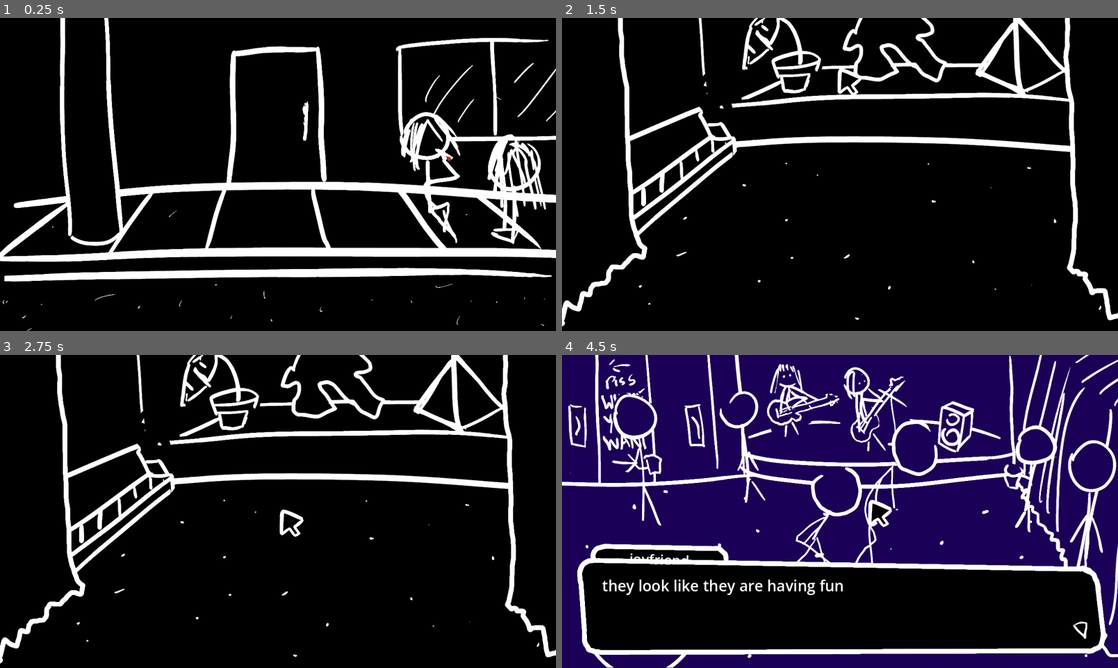
Above: before the commit, frames 1-4 (two rows, left to right).
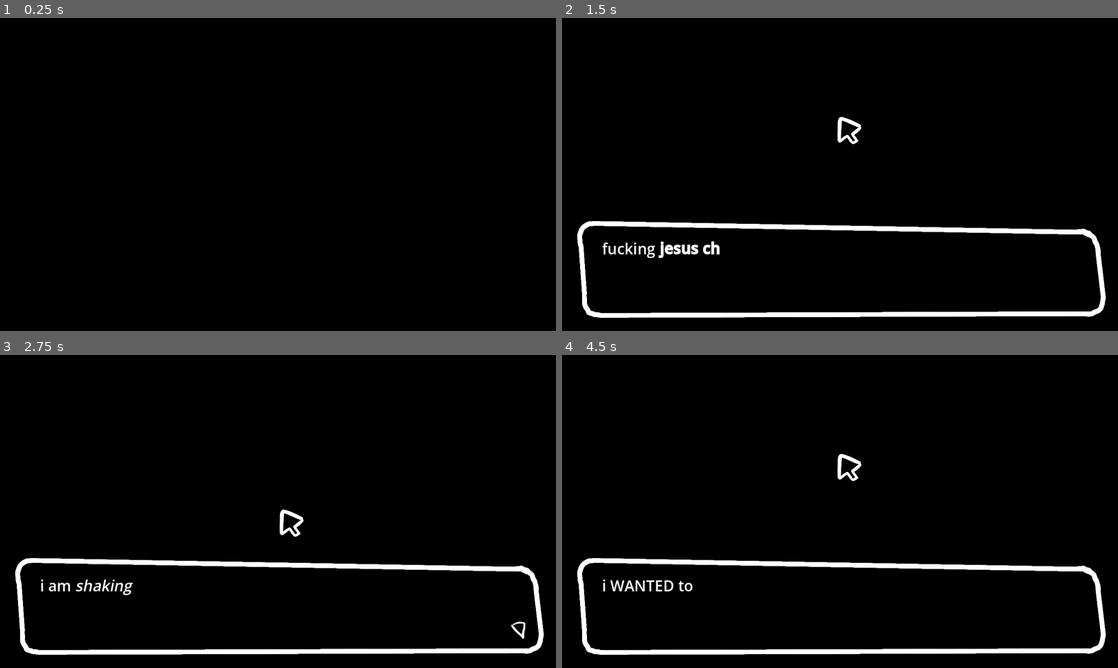
Above: after the commit, the same moments.

Repository: MarmadileManteater/Anxiety-Game
Game: Godot game, scene res://scenes/global/global.tscn
Two runs of this game, one before a commit and one after it. Both use one fixed random seed, a clock stepped at 60 frames per second and the inputs below. Sound files missing from this copy of the repository are replaced by a short silence.
Inputs (mouse positions are in pixels of both pictures, inside the frame that each line leads up to; where the layout moved, square brackets give the same spot in the first picture):
- Up to frame 1 (0.25 s): no input
- Up to frame 2 (1.5 s): click (840, 174) at 0.5 s; click (840, 118) [840, 68] at 1.25 s
- Up to frame 3 (2.75 s): click (278, 511) at 2 s
- Up to frame 4 (4.5 s): click (840, 455) [1029, 514] at 2.75 s; click (840, 511) at 3.5 s; click (840, 455) [867, 502] at 4.25 s

The runs differ from the first frame. In frame 1, 16% of the frame differs, in the area x 0-100%, y 0-100%; in frame 2, 14%; in frame 3, 13%; in frame 4, 73%.

Commit message:
Add sound check

Diff:
--- a/project/scenes/default_screen/default_screen.gd
+++ b/project/scenes/default_screen/default_screen.gd
@@ -11,6 +11,7 @@
 signal disable_cursor_change
 signal enable_cursor_change
 signal save_state
+signal sound_check
 signal play_music
 signal change_volume
 
--- a/project/scenes/desk/desk.gd
+++ b/project/scenes/desk/desk.gd
@@ -8,6 +8,7 @@
 		disable_cursor_change.emit()
 		Helpers.set_timeout(
 			func ():
+				sound_check.emit()
 				$Dialog.display()
 		, 1, self)
 		$Dialog.line_started.connect(
--- a/project/scenes/global/global.gd
+++ b/project/scenes/global/global.gd
@@ -2,7 +2,7 @@
 
 @export var start_screen: String = "the_pit"
 
-var time: Helpers.Stage = Helpers.Stage.Middle
+var time: Helpers.Stage = Helpers.Stage.Early
 var state: GameState = GameState.new()
 
 var current_screen: DefaultSceen
@@ -60,38 +60,20 @@
         func (given: GameState):
             state = given
     )
-    instance.play_music.connect(
+    instance.sound_check.connect(
         func ():
-            if not $Resentment.playing:
-                $Resentment.play()
-                $Resentment.finished.connect(
-                    func():
-                        enable_cursor = false
-                        $Dialog.done.connect(
-                            func():
-                                $Curtain/AnimationPlayer.play("fade_in")
-                                $Curtain/AnimationPlayer.animation_finished.connect(
-                                    func(_name):
-                                        $FIN.show()
-                                        game_finished = true
-                                , ConnectFlags.CONNECT_ONE_SHOT)
-                        )
-                        $Dialog.line_started.connect(
-                            func(index: int):
-                                if index == 0:
-                                    $Dialog.set_title("joyfriend")
-                                if index == 1:
-                                    $Dialog.clear_title()
-                        )
-                        if state.has_danced:
-                            $Dialog.text[1] = "I agree."
-
-                        $Dialog.display()
+            if not $SoundCheck.playing:
+                $SoundCheck.play()
+                $SoundCheck.finished.connect(
+                    func ():
+                        play_music()
                 , ConnectFlags.CONNECT_ONE_SHOT)
     )
+    instance.play_music.connect(play_music, ConnectFlags.CONNECT_ONE_SHOT)
     instance.change_volume.connect(
         func(volume: float):
             $Resentment.volume_db = volume
+            $SoundCheck.volume_db = volume - 30
     )
     add_child(instance)
     current_screen = instance
@@ -121,3 +103,33 @@
 func _on_back_mouseover(direction: Helpers.Direction) -> void:
     if screen_history.size() > 0:
         _on_mouse_direction_mouseover(direction)
+
+func play_music():
+    if not $Resentment.playing:
+        $Resentment.play()
+        time = Helpers.Stage.Middle
+        $Background/AnimationPlayer.play("modulate")
+        $Resentment.finished.connect(
+            func():
+                enable_cursor = false
+                $Dialog.done.connect(
+                    func():
+                        $Curtain/AnimationPlayer.play("fade_in")
+                        $Curtain/AnimationPlayer.animation_finished.connect(
+                            func(_name):
+                                $FIN.show()
+                                game_finished = true
+                        , ConnectFlags.CONNECT_ONE_SHOT)
+                )
+                $Dialog.line_started.connect(
+                    func(index: int):
+                        if index == 0:
+                            $Dialog.set_title("joyfriend")
+                        if index == 1:
+                            $Dialog.clear_title()
+                )
+                if state.has_danced:
+                    $Dialog.text[1] = "I agree."
+
+                $Dialog.display()
+        )
--- a/project/scenes/global/global.tscn
+++ b/project/scenes/global/global.tscn
@@ -8,6 +8,7 @@
 [ext_resource type="PackedScene" uid="uid://ckyxxwa5kygcv" path="res://scenes/text_box/text_box.tscn" id="8_ht0q6"]
 [ext_resource type="Texture2D" uid="uid://n5q3o7nicgpq" path="res://assets/sprites/pointers/default.png" id="9_i54ly"]
 [ext_resource type="Texture2D" uid="uid://ckxr3ac5uv5fk" path="res://assets/sprites/fin.png" id="9_xsnr3"]
+[ext_resource type="AudioStream" uid="uid://dh700goyuyvit" path="res://assets/music/Sound Check.ogg" id="10_syux3"]
 [ext_resource type="Texture2D" uid="uid://dunx76ct1eohg" path="res://assets/sprites/pointers/point-up.png" id="10_xsnr3"]
 
 [sub_resource type="StyleBoxEmpty" id="StyleBoxEmpty_0dxmq"]
@@ -227,6 +228,9 @@
 position = Vector2(669, 369)
 texture = ExtResource("9_xsnr3")
 
+[node name="SoundCheck" type="AudioStreamPlayer" parent="." unique_id=299050075]
+stream = ExtResource("10_syux3")
+
 [connection signal="mouse_exited" from="Button" to="." method="_on_button_exited"]
 [connection signal="pressed" from="Button" to="." method="_on_button_pressed"]
 [connection signal="clicked" from="Back" to="." method="_on_back_clicked"]
--- a/project/scenes/looking_at_pit/looking_at_pit.tscn
+++ b/project/scenes/looking_at_pit/looking_at_pit.tscn
@@ -61,7 +61,7 @@
 
 [node name="Dialog" parent="." unique_id=2128977019 instance=ExtResource("4_3mxp7")]
 position = Vector2(686, 617)
-text = PackedStringArray("hey, babe\\ni\'m gonna go try to f …(531 unchanged characters)…  anything . . .", "That is so valid.", "d-do you play any instruments?", "I do. I play guitar.", "I\'m actually going to be playing it pretty soon.", "[i]You[/i] are performing tonight?", "Yeah.", "Oh! Wow, I guess I just-", "I guess I forgot that y\'all are people too.", "Yep, just normal people.", "[i][color=969696]You see your genderqueer fucktoy returning.[/color][/i]", "well, anyways, i-i hope you have a good evening.", "You the same.", "Hey, babe. Are you doing alright? You look shaken.", "Yeah.", "I am doing alright.")
+text = PackedStringArray("hey, babe\\ni\'m gonna go try to f …(531 unchanged characters)…  anything . . .", "That is so valid.", "You know, funny coincidence. I also play bass.", "I\'m actually going to be playing it pretty soon.", "[i]you[/i] are performing tonight?", "Yeah.", "oh! wow, i guess i just-", "i guess i forgot that y\'all are people too.", "Yep, just normal people.", "[i][color=969696]You see your genderqueer fucktoy returning.[/color][/i]", "well, anyways, i-i hope you have a good evening.", "You the same.", "Hey, babe. Are you doing alright? You look shaken.", "yeah.", "i am doing alright.")
 
 [node name="Door" parent="." unique_id=624367828 instance=ExtResource("5_gmun7")]
 offset_left = 1041.0
--- a/project/scenes/the_pit/the_pit.gd
+++ b/project/scenes/the_pit/the_pit.gd
@@ -11,10 +11,10 @@
 	change_volume.emit(0)
 	$Drawing.play(Helpers.stage_to_string(time))
 	if time != Helpers.Stage.Early:
-		play_music.emit()
+		$Drawing/Guitarist.show()
+		$Drawing/Bassists.show()
 		$Dancers.show()
 		$Door.show()
-		background_animation_player.play("modulate")
 		$Dancers.set_modulate_timestamp(background_animation_player.current_animation_position)
 		Helpers.set_interval(
 			func ():
--- a/project/scenes/the_pit/the_pit.tscn
+++ b/project/scenes/the_pit/the_pit.tscn
@@ -324,6 +324,7 @@
 autoplay = "early"
 
 [node name="Guitarist" type="AnimatedSprite2D" parent="Drawing" unique_id=811851345]
+visible = false
 position = Vector2(94, -249)
 sprite_frames = SubResource("SpriteFrames_6wcjf")
 autoplay = "default"
--- a/project/scripts/GameState.gd
+++ b/project/scripts/GameState.gd
@@ -1,7 +1,7 @@
 
 class_name GameState
 
-var game_started: bool = true
-var bracelet_obtained: bool = true
-var joyfriend_has_gone_pee: bool = true
+var game_started: bool = false
+var bracelet_obtained: bool = false
+var joyfriend_has_gone_pee: bool = false
 var has_danced: bool = false
Not shown, added: project/assets/music/Sound Check.ogg.import
